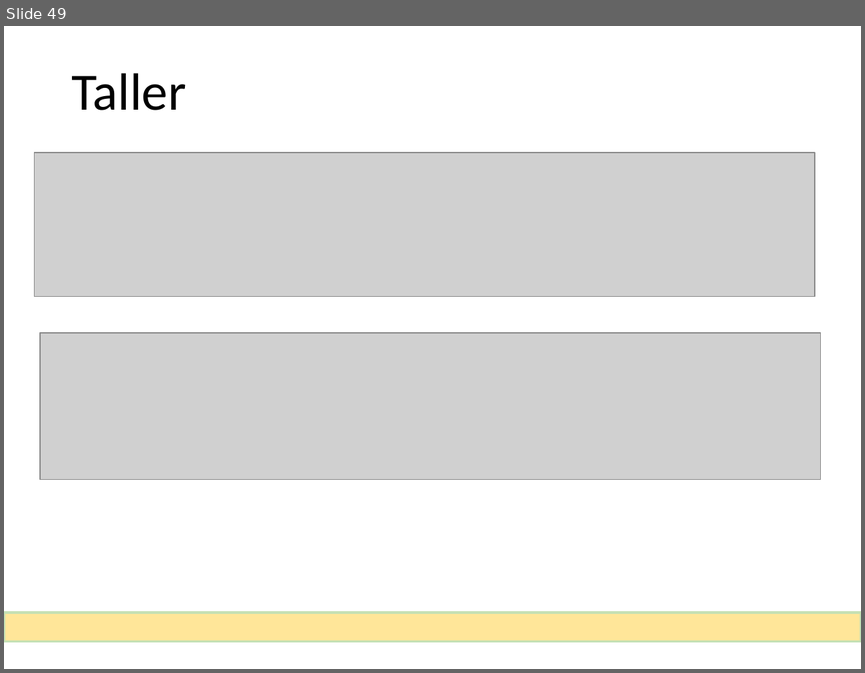
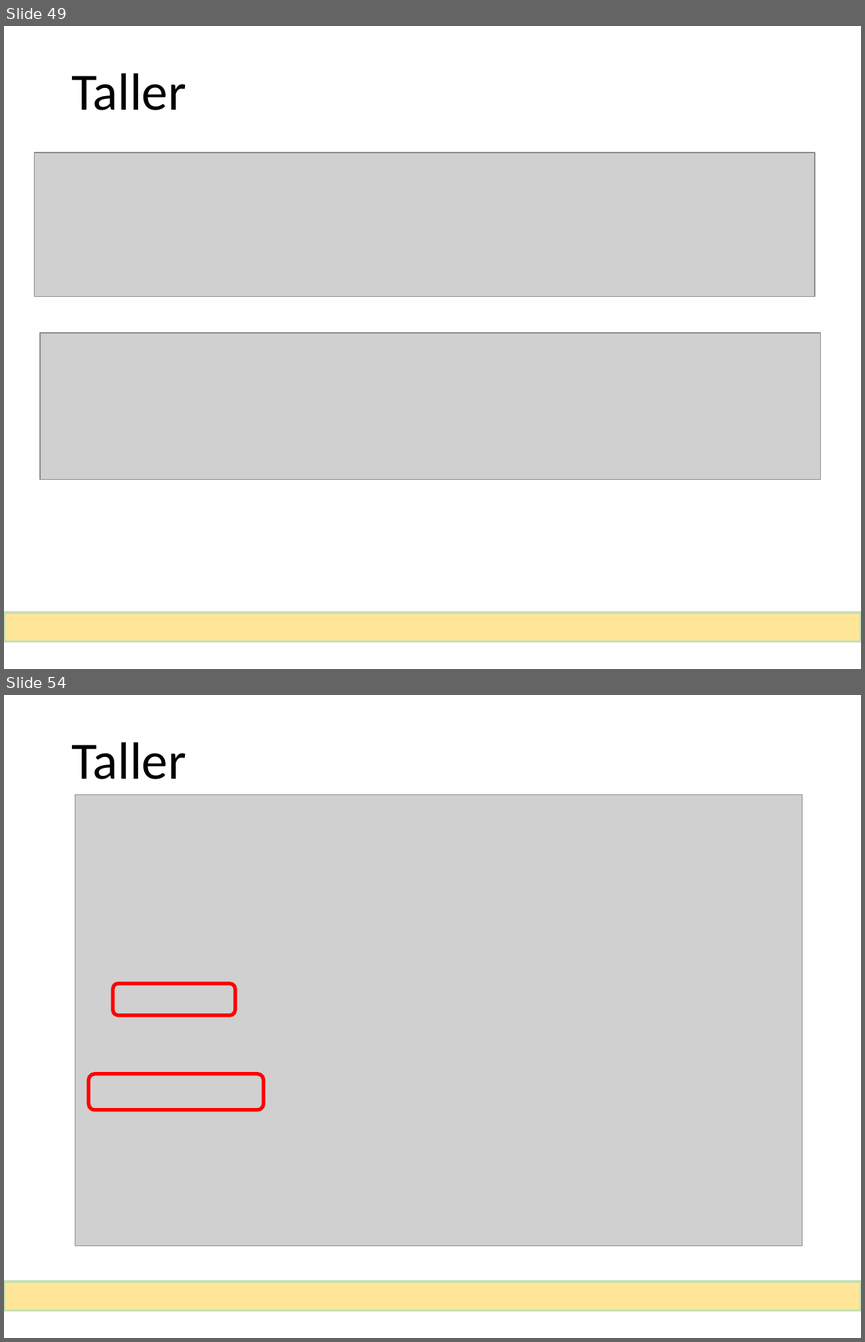
Before and after one commit to MarcosGinel/rss, a slide deck: documentacion/Taller de AngularJS.pptx. Shown one above the other, each under a label of ours: slide 49 before the commit, slides 49 and 54 after it; the slides between them are not shown. The pictures are 865x673 and 865x1342 pixels, drawn with LibreOffice and Linux fonts; fonts in the diff are those of the drawing; grey boxes stand for pictures. Boxes give left, top, right and bottom in pixels: in the first picture for what was removed or moved away, otherwise in the second. Text is boxed around its words. In the diff, an @@ line names an element or a change of style, - is before the commit and + after.

```diff
--- a/documentacion/Taller de AngularJS.pptx
+++ b/documentacion/Taller de AngularJS.pptx
@@ slide 54 added at [4,695,861,1338], background #FFFFFF @@
@@ title added at [71,742,186,779], 44 pt, text #000000 @@
+Taller
@@ picture added at [75,794,802,1246] @@
@@ rounded rectangle added at [113,984,235,1015], outline #FF0000 3 pt @@
@@ rounded rectangle added at [89,1074,264,1110], outline #FF0000 3 pt @@
@@ rectangle added at [4,1281,860,1310], fill #FFE699, outline #C5E0B4 2.25 pt @@
```
Also in this commit, not shown: 9 other slides added, 5 other files.
